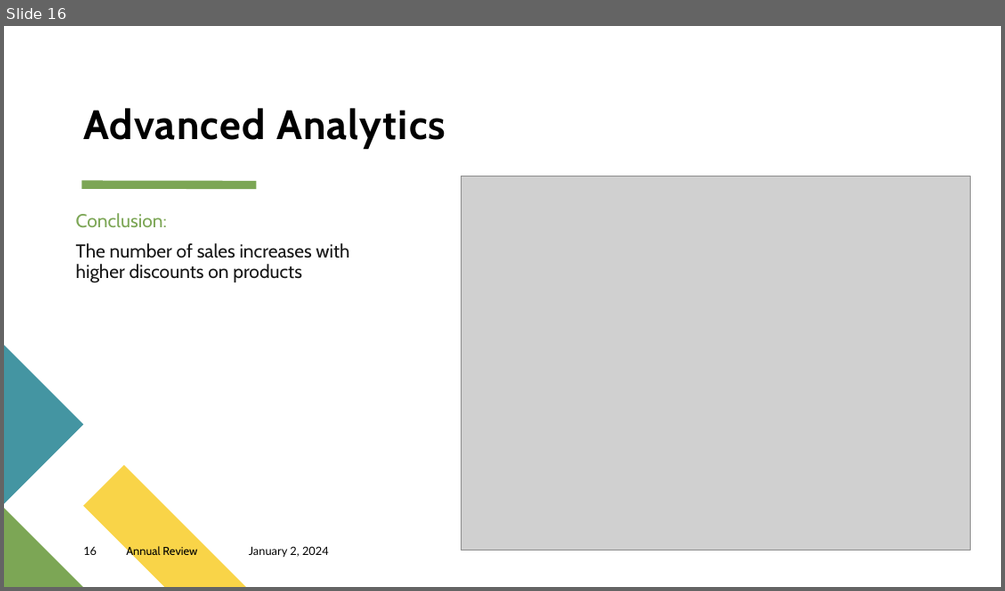
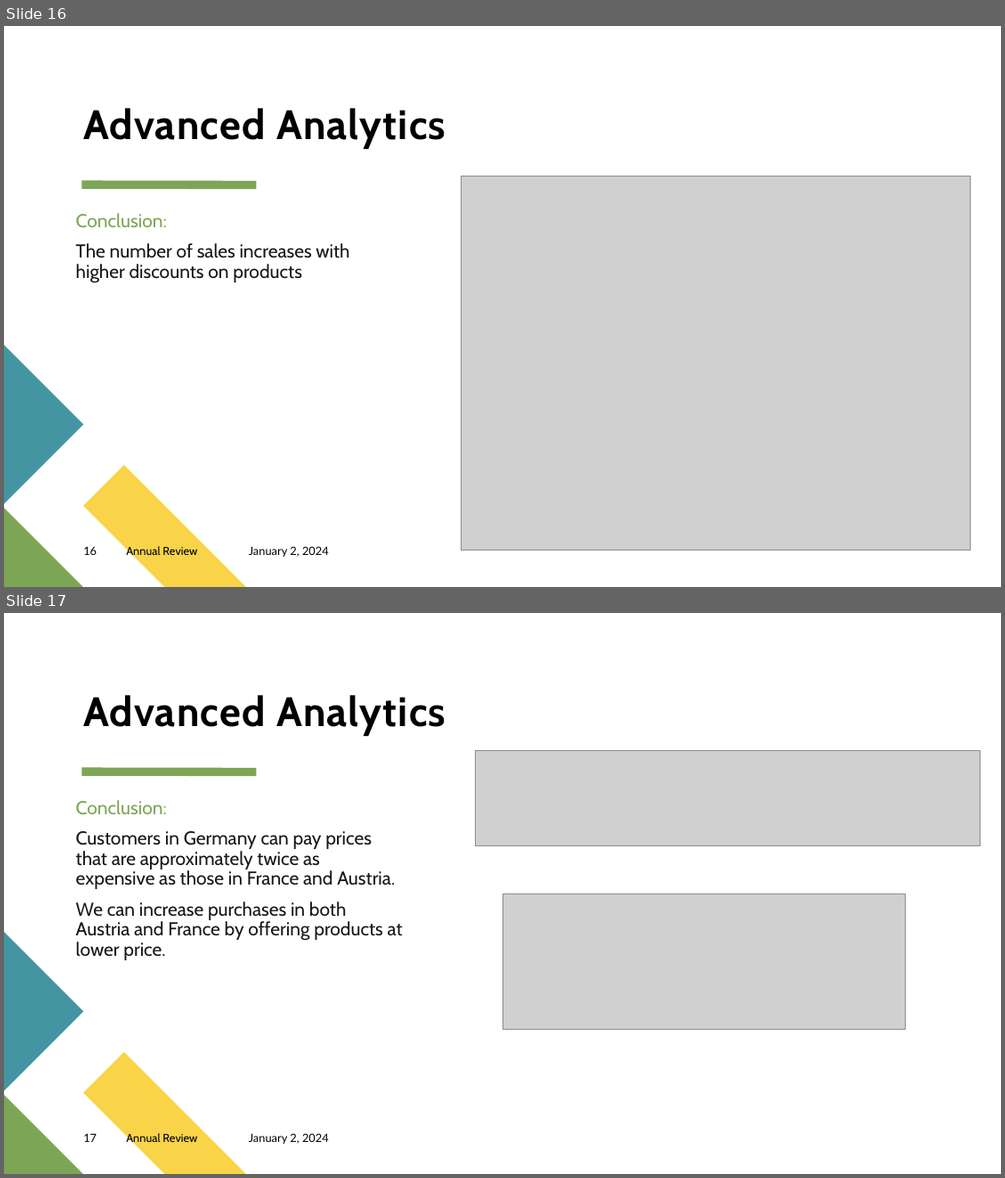
Before and after one commit to AlyAEE/Sports-Wear-Group-Classification-Project, a slide deck: Sport Wear Group Analytics.pptx. Shown one above the other, each under a label of ours: slide 16 before the commit, slides 16 and 17 after it. The pictures are 1005x591 and 1005x1178 pixels, drawn with LibreOffice and Linux fonts; fonts in the diff are those of the drawing; grey boxes stand for pictures. Boxes give left, top, right and bottom in pixels: in the first picture for what was removed or moved away, otherwise in the second. Text is boxed around its words. In the diff, an @@ line names an element or a change of style, - is before the commit and + after.

```diff
--- a/Sport Wear Group Analytics.pptx
+++ b/Sport Wear Group Analytics.pptx
@@ slide 17 added at (x1=4, y1=613, x2=1001, y2=1174), background #FFFFFF; not listed: 4 template elements that a slide beside it also shows @@
@@ title added at (x1=83, y1=695, x2=445, y2=736), 39.6 pt, text #000000, bold @@
+Advanced Analytics
@@ picture added at (x1=475, y1=751, x2=979, y2=845) @@
@@ text added at (x1=76, y1=800, x2=403, y2=960), 18 pt, text #171717 @@
+Conclusion:
+Customers in Germany can pay prices that are approximately twice as expensive as those in France and Austria.
+We can increase purchases in both Austria and France by offering products at lower price.
@@ picture added at (x1=502, y1=893, x2=906, y2=1029) @@
@@ page number added at (x1=83, y1=1133, x2=97, y2=1142), 11 pt, text #000000 @@
+17
@@ text added at (x1=126, y1=1133, x2=197, y2=1145), 11 pt, text #000000 @@
+Annual Review
@@ text added at (x1=249, y1=1133, x2=329, y2=1143), 11 pt, text #000000 @@
+January 2, 2024
```
Also in this commit, not shown: 5 slides changed, 1 slide removed, 3 other files.
